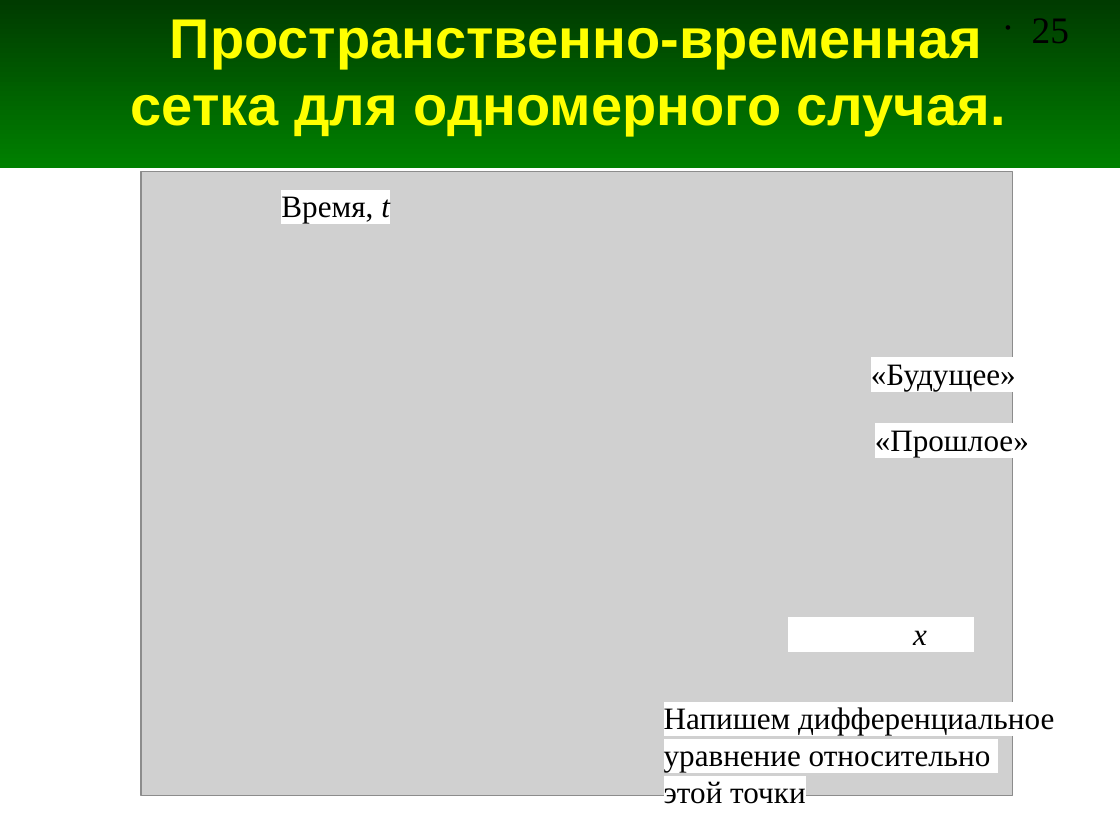
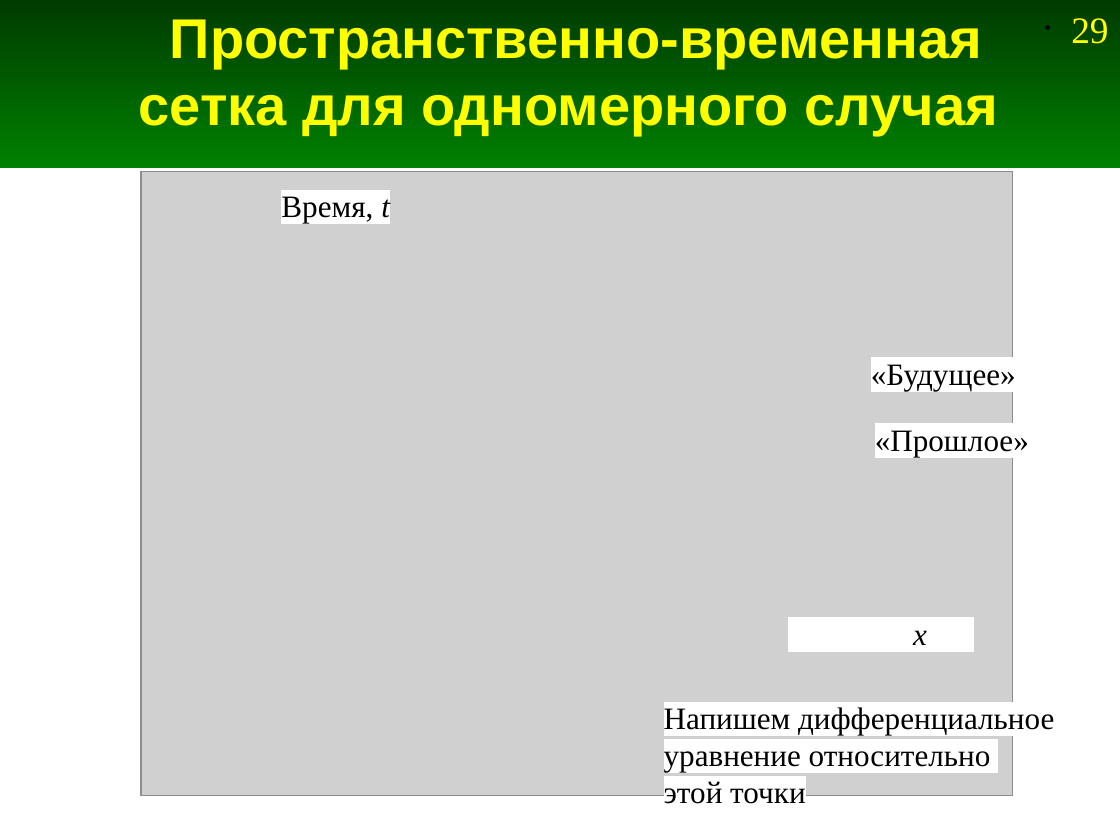
Before and after one commit to andris0147sv/modelling, a slide deck: slide 29 of presentations/2. FDTD.odp (slide 25 before the commit). Drawn at 1120x840 pixels with LibreOffice and Linux fonts; fonts in the diff are those of the drawing; grey boxes stand for pictures. Boxes give left, top, right and bottom in pixels: in the first picture for what was removed or moved away, otherwise in the second. Text is boxed around its words. In the diff, an @@ line names an element or a change of style, - is before the commit and + after.

```diff
--- a/presentations/2. FDTD.odp
+++ b/presentations/2. FDTD.odp
@@ title at bbox=[139, 19, 998, 135]: text changed @@
-Пространственно-временная сетка для одномерного случая.
+Пространственно-временная сетка для одномерного случая
@@ page number removed at bbox=[1032, 18, 1069, 43] @@
-• 25
@@ page number added at bbox=[1071, 18, 1108, 44], 24 pt, text #FFFF00 @@
+• 29
```
Also in this commit, not shown: 253 other slides changed, 4 slides added, 6 other files.
